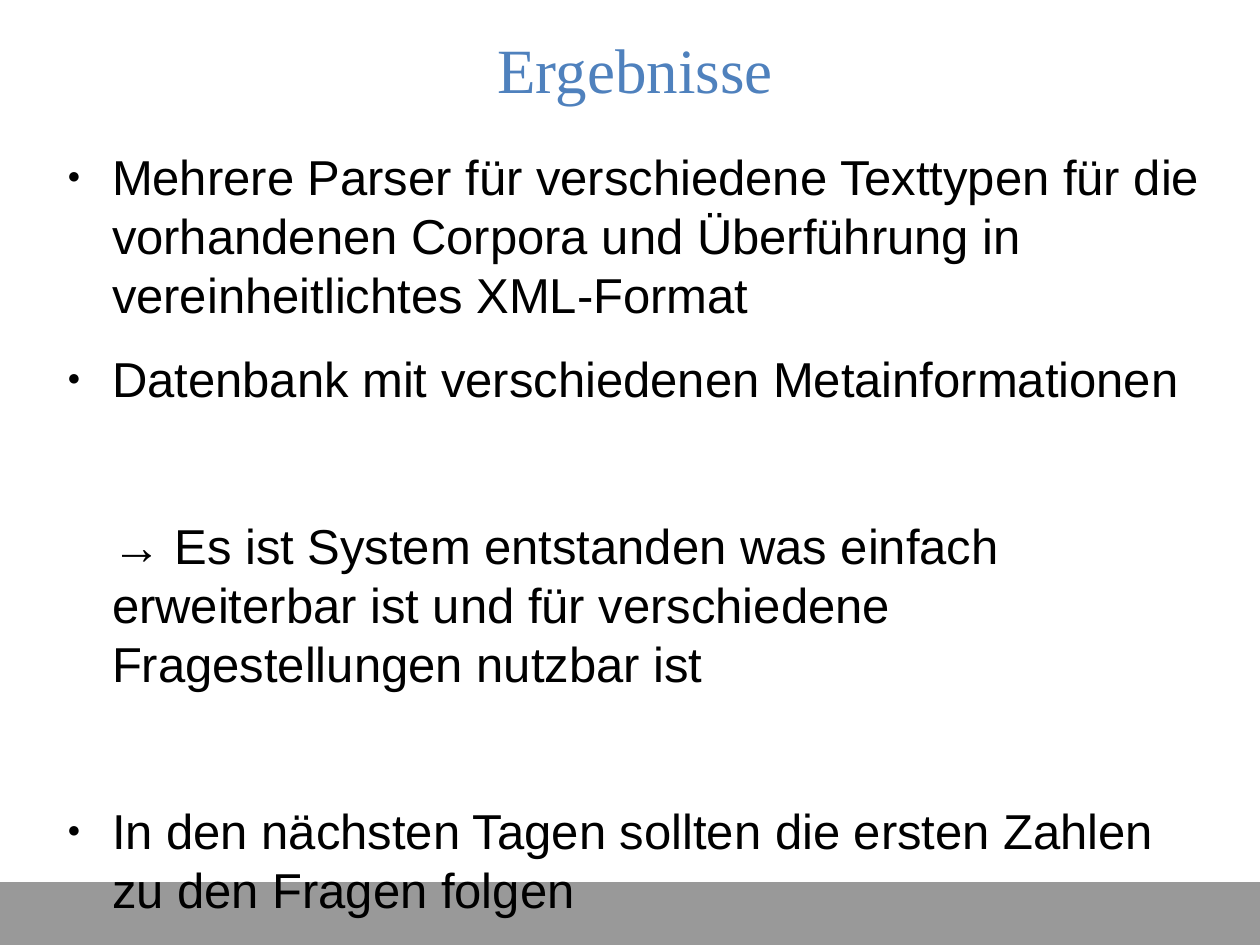
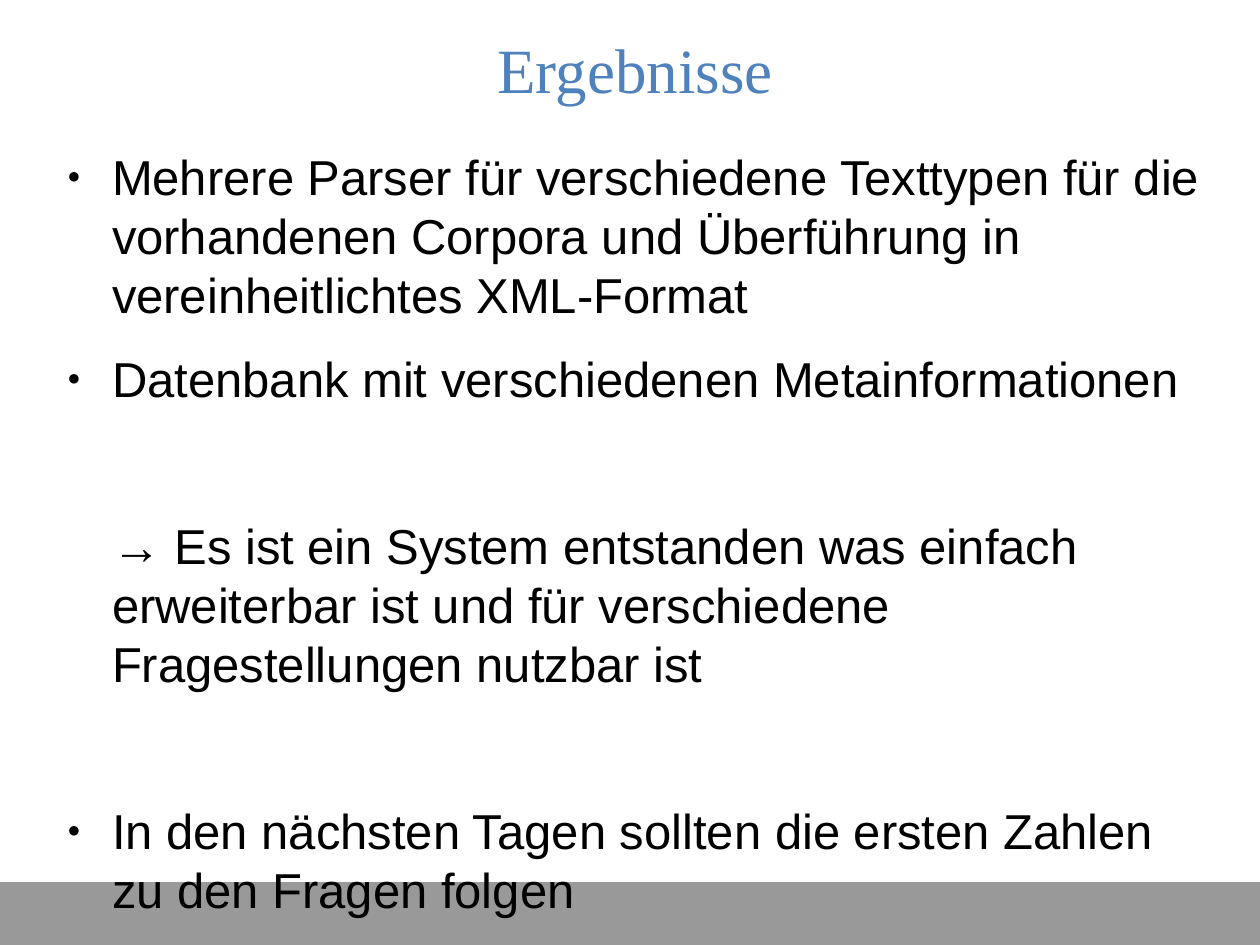
Before and after one commit to DHLeipzig-CurrentTopics-SS2014/shakespeare_project, a slide deck: slide 6 of presentation/thomas.odp. Drawn at 1260x945 pixels with LibreOffice and Linux fonts; fonts in the diff are those of the drawing. Boxes give left, top, right and bottom in pixels: in the first picture for what was removed or moved away, otherwise in the second. Text is boxed around its words. In the diff, an @@ line names an element or a change of style, - is before the commit and + after.

Commit message:
Einen Schreibfehler gefixt

```diff
--- a/presentation/thomas.odp
+++ b/presentation/thomas.odp
@@ text at <box>112,528,1078,692</box>: text changed @@
-→ Es ist System entstanden was einfach erweiterbar ist und für verschiedene Fragestellungen nutzbar ist
+→ Es ist ein System entstanden was einfach erweiterbar ist und für verschiedene Fragestellungen nutzbar ist
```
